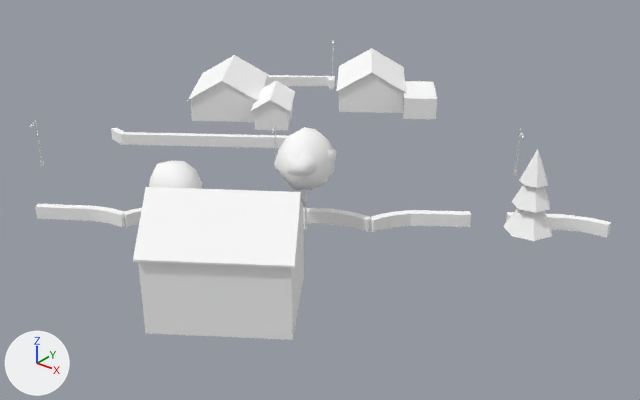
Two versions of the glTF model cities/arlov-borggatan/pack/tiles/c1_4.glb, one commit apart.
Both versions are drawn from a 50 mm lens placed at (148.5, 196.0, 50.6), pointed at (91.5, 267.2, 6.5). The axes (+X, +Y, +Z) are drawn at lower left. The lights are the same throughout. The first picture is the older version. Where no turn or scale is listed for an object, it has been applied to the vertices. Vertices at exactly the same position are counted once.

In view in the first picture: 'SM_Building_w181736821', 'SM_Building_w181736837', 'SM_Building_w208664731', 'SM_Building_w361092944', 'SM_Building_w361092952', 'SM_Street_Furniture_1_4', 'SM_Trees_1_4', 'SM_Wall_Hedge_1_4'.
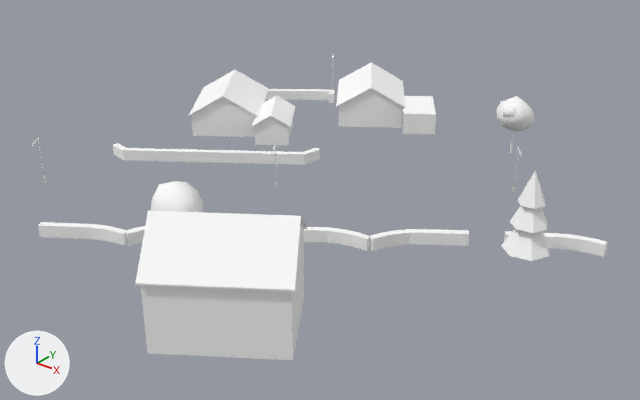
The change, as a diff of the scene's bpy script:
```diff
--- a/cities/arlov-borggatan/pack/tiles/c1_4.glb.py
+++ b/cities/arlov-borggatan/pack/tiles/c1_4.glb.py
@@ me_sm_trees_1_4 @@
 # used by ob_sm_trees_1_4; location = (102.4, 259.0, 13.59); scale = (15.9, 15.9, 15.9)
-me_sm_trees_1_4.from_pydata(...)  # 312 vertices, 537 faces; spans x -1.0..1.0, y -0.84..0.84, z -0.35..0.35
+me_sm_trees_1_4.from_pydata(...)  # 312 vertices, 537 faces; spans x -0.62..0.62, y -1.0..1.0, z -0.2..0.2
+# me_sm_trees_1_4 part 1: the loose piece of 12 vertices spanning x 0.83..0.86, y 0.68..0.7, z -0.35..-0.21 is scaled about its middle by (0.405, 0.41, 0.889), then moved by (-0.89, 0.21, 0.15)
+# me_sm_trees_1_4 part 2: the loose piece of 12 vertices spanning x -0.38..-0.35, y -0.04..-0.02, z -0.35..-0.06 is scaled about its middle by (0.722, 0.719, 0.301), then moved by (0.88, -0.02, 0.05)
+# me_sm_trees_1_4 part 3: the loose piece of 42 vertices spanning x -1.0..-0.68, y -0.84..-0.52, z -0.12..0.22 is scaled about its middle by 0.615, then moved by (0.32, -0.22, 0.0)
+# me_sm_trees_1_4 part 4: the loose piece of 8 vertices spanning x 0.7..1.0, y 0.54..0.84, z -0.25..0.03 is scaled about its middle by 0.615, then moved by (-0.33, -0.75, 0.06)
+# me_sm_trees_1_4 part 5: the loose piece of 8 vertices spanning x 0.73..0.96, y 0.57..0.81, z -0.08..0.17 is scaled about its middle by 0.615, then moved by (-0.33, -0.75, 0.0)
+# me_sm_trees_1_4 part 6: the loose piece of 8 vertices spanning x 0.76..0.93, y 0.6..0.78, z 0.07..0.29 is scaled about its middle by 0.615, then moved by (-0.33, -0.75, -0.05)
+# me_sm_trees_1_4 part 7: a new loose piece of 42 vertices spanning x -0.15..0.06, y 0.8..1.0, z -0.08..0.11, in mat_m_leaf (white #ffffff)
+# me_sm_trees_1_4 part 8: a new loose piece of 42 vertices spanning x -0.09..0.0, y 0.79..0.9, z 0.0..0.08, in mat_m_leaf (white #ffffff)
+# me_sm_trees_1_4 part 9: the loose piece of 42 vertices spanning x -0.58..-0.18, y -0.22..0.18, z -0.05..0.35 is deleted
+# me_sm_trees_1_4 part 10: the loose piece of 42 vertices spanning x -0.43..-0.2, y -0.23..-0.02, z 0.07..0.26 is deleted
+# me_sm_trees_1_4 part 11: the loose piece of 42 vertices spanning x -0.42..-0.19, y -0.09..0.12, z 0.08..0.25 is deleted
+# other edits to the shape of me_sm_trees_1_4 do not show in these pictures
 me_sm_trees_1_4.materials.append(mat_m_bark_wood)
@@ ob_sm_building_w181736821 @@
 ob_sm_building_w181736821 = bpy.data.objects.new('SM_Building_w181736821', me_sm_building_w181736821)
-ob_sm_building_w181736821.location = (76.97, 289.45, 10.76)
+ob_sm_building_w181736821.location = (76.97, 289.45, 8.59)
@@ ob_sm_building_w181736837 @@
 ob_sm_building_w181736837 = bpy.data.objects.new('SM_Building_w181736837', me_sm_building_w181736837)
-ob_sm_building_w181736837.location = (83.0, 261.64, 13.4)
+ob_sm_building_w181736837.location = (83.0, 261.64, 11.21)
@@ ob_sm_building_w208664731 @@
 ob_sm_building_w208664731 = bpy.data.objects.new('SM_Building_w208664731', me_sm_building_w208664731)
-ob_sm_building_w208664731.location = (100.03, 243.51, 13.32)
+ob_sm_building_w208664731.location = (100.03, 243.51, 11.18)
@@ ob_sm_building_w361092944 @@
 ob_sm_building_w361092944 = bpy.data.objects.new('SM_Building_w361092944', me_sm_building_w361092944)
-ob_sm_building_w361092944.location = (85.98, 296.06, 9.32)
+ob_sm_building_w361092944.location = (85.98, 296.06, 7.13)
@@ ob_sm_building_w361092952 @@
 ob_sm_building_w361092952 = bpy.data.objects.new('SM_Building_w361092952', me_sm_building_w361092952)
-ob_sm_building_w361092952.location = (72.92, 280.48, 9.99)
+ob_sm_building_w361092952.location = (72.92, 280.48, 7.82)
@@ ob_sm_street_furniture_1_4 @@
 ob_sm_street_furniture_1_4 = bpy.data.objects.new('SM_Street_Furniture_1_4', me_sm_street_furniture_1_4)
-ob_sm_street_furniture_1_4.location = (85.01, 274.94, 10.92)
+ob_sm_street_furniture_1_4.location = (85.01, 274.94, 8.74)
@@ ob_sm_trees_1_4 @@
 ob_sm_trees_1_4 = bpy.data.objects.new('SM_Trees_1_4', me_sm_trees_1_4)
-ob_sm_trees_1_4.location = (102.4, 259.0, 13.59)
-ob_sm_trees_1_4.scale = (15.9, 15.9, 15.9)
+ob_sm_trees_1_4.location = (102.4, 271.45, 10.86)
+ob_sm_trees_1_4.scale = (25.9, 25.9, 25.9)
@@ ob_sm_wall_hedge_1_4 @@
 ob_sm_wall_hedge_1_4 = bpy.data.objects.new('SM_Wall_Hedge_1_4', me_sm_wall_hedge_1_4)
-ob_sm_wall_hedge_1_4.location = (90.81, 270.02, 8.6)
+ob_sm_wall_hedge_1_4.location = (90.81, 270.02, 6.39)
```

Where the change shows, as pixel boxes (x1, y1, x2, y2) in the pictures (640 x 400 px; the box of a moved part takes in the faces that stretch with it):
'SM_Building_w181736837', moved
    before: (133, 55, 307, 268)
    after: (135, 70, 307, 292)
'SM_Wall_Hedge_1_4', moved
    before: (35, 75, 611, 238)
    after: (38, 89, 608, 257)
'SM_Building_w208664731', moved
    before: (138, 199, 304, 340)
    after: (141, 223, 304, 360)
'SM_Trees_1_4', reshaped, moved, rescaled (44% taller)
    before: (149, 127, 552, 243)
    after: (150, 96, 549, 263)
'SM_Building_w181736821', moved
    before: (251, 48, 406, 113)
    after: (252, 62, 405, 128)
'SM_Building_w361092944', moved
    before: (403, 81, 437, 119)
    after: (403, 96, 436, 134)
'SM_Building_w361092952', moved
    before: (254, 100, 293, 130)
    after: (254, 116, 293, 146)
'SM_Street_Furniture_1_4', moved
    before: (29, 40, 524, 176)
    after: (32, 54, 522, 193)
part 1 of me_sm_trees_1_4, moved or reshaped
    before: (525, 239, 529, 243)
    after: (510, 130, 514, 153)
part 2 of me_sm_trees_1_4, moved or reshaped
    before: (303, 190, 307, 229)
    after: (523, 259, 527, 263)
part 3 of me_sm_trees_1_4, moved or reshaped
    before: (149, 161, 202, 189)
    after: (150, 181, 203, 212)
part 4 of me_sm_trees_1_4, moved or reshaped
    before: (503, 208, 552, 241)
    after: (501, 229, 549, 261)
part 5 of me_sm_trees_1_4, moved or reshaped
    before: (512, 185, 550, 213)
    after: (510, 206, 547, 233)
part 6 of me_sm_trees_1_4, moved or reshaped
    before: (519, 149, 548, 188)
    after: (517, 170, 545, 209)
part 7 of me_sm_trees_1_4, added
    after: (496, 96, 535, 132)
part 8 of me_sm_trees_1_4, added
    after: (502, 105, 516, 116)
part 9 of me_sm_trees_1_4, deleted
    before: (274, 127, 335, 190)
part 10 of me_sm_trees_1_4, deleted
    before: (287, 153, 317, 177)
part 11 of me_sm_trees_1_4, deleted (mostly hidden)
    before: (328, 149, 337, 161)
